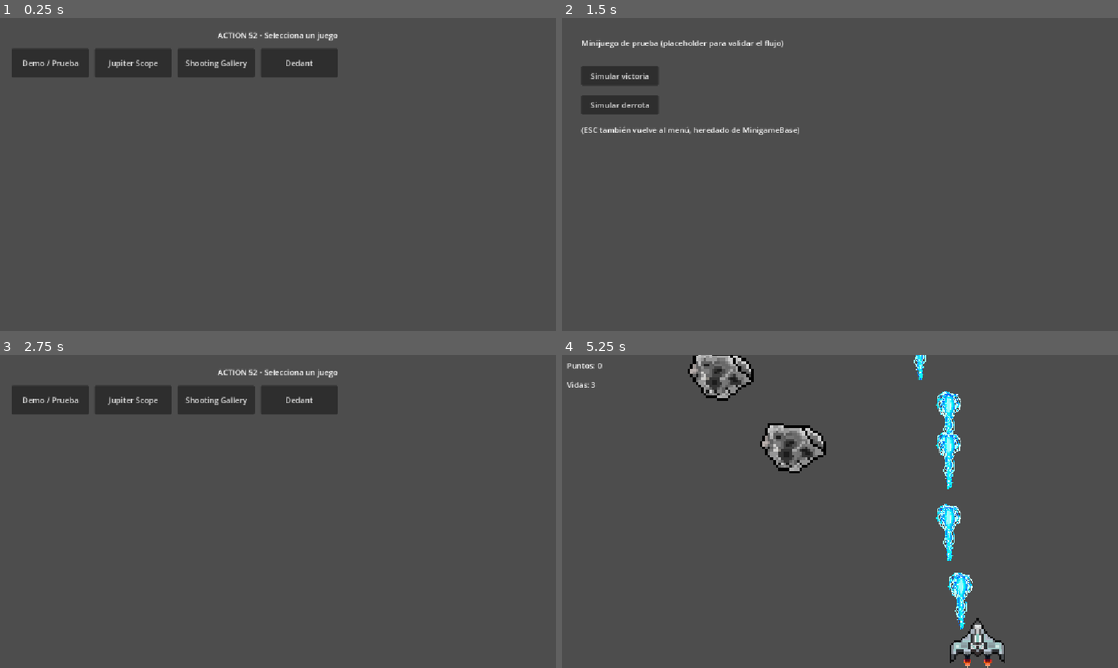
Above: before the commit, frames 1-4 (two rows, left to right).
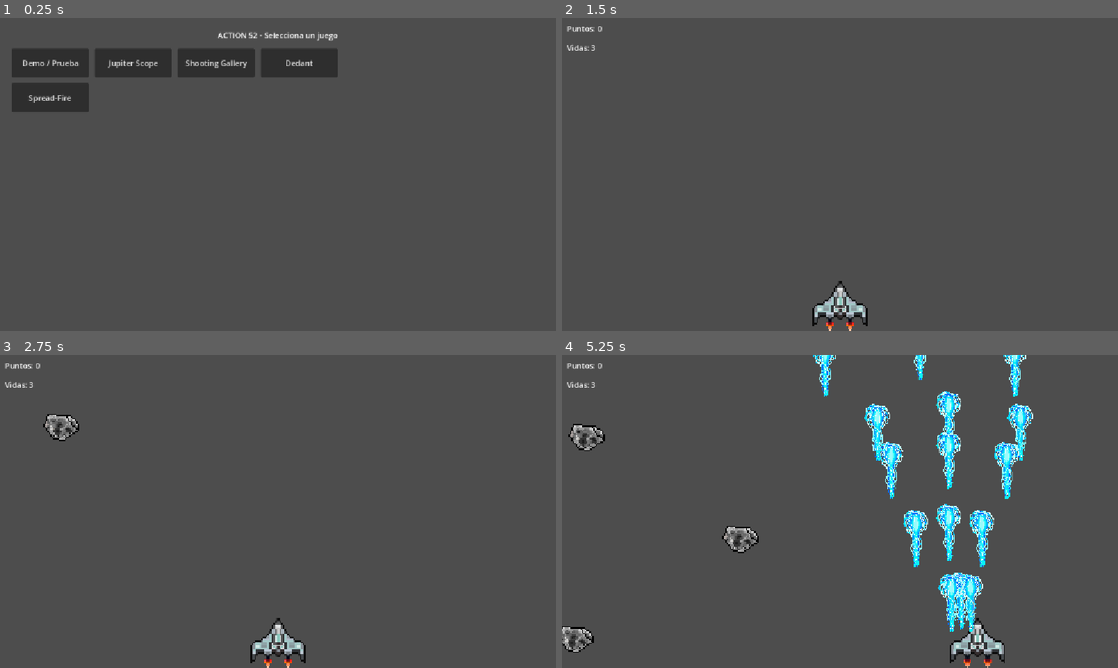
Above: after the commit, the same moments.

Repository: HeartAttack35/action-52
Game: Godot game, scene res://scenes/main_menu/main_menu.tscn
The game is run twice, just before and just after one commit, with the same random seed, the same clock (stepped at 60 frames per second) and the same inputs.
Inputs (mouse positions are in pixels of both pictures, inside the frame that each line leads up to):
- Up to frame 1 (0.25 s): no input
- Up to frame 2 (1.5 s): click (612, 96) at 0.5 s, where only the run after the commit has a clickable "Spread-Fire"; click (612, 61) at 1.25 s, where only the run before the commit has a clickable "Demo / Prueba"
- Up to frame 3 (2.75 s): click (55, 414) at 2 s, where only the run before the commit has a clickable "Simular victoria"
- Up to frame 4 (5.25 s): click (695, 398) at 2.75 s, where only the run before the commit has a clickable "Jupiter Scope"; tap Enter (ui_accept) at 3.5, 3.6, 3.77, 4.07, 4.35, 4.52, 4.82, 5.1 s; hold Right (ui_right) 3.53-4.28 s; hold Down (ui_down) 4.28-5.03 s; hold Right (ui_right) from 5.03 s (still down)

The runs differ from the first frame. In frame 1, 1.2% of the frame differs, in the area x 2-16%, y 20-30%; in frame 2, 3.1%; in frame 3, 6.1%; in frame 4, 6.9%, in the area x 0-85%, y 0-96%.

Commit message:
Se incorpora el minijuego "Spread-Fire" en su totalidad.

Diff:
--- a/autoloads/minigame_registry.gd
+++ b/autoloads/minigame_registry.gd
@@ -32,6 +32,12 @@
 		"scene": "res://scenes/minigames/Dedant/dedant.tscn",
 		"tier": 1,
 	},
+	{
+		"id": "spread_fire",
+		"name": "Spread-Fire",
+		"scene": "res://scenes/minigames/Spread-Fire/spread_fire.tscn",
+		"tier": 1,
+	},
 ]
 
 
--- /dev/null
+++ b/scenes/minigames/Spread-Fire/enemy_ship.gd
@@ -0,0 +1,55 @@
+extends Area2D
+## enemy_ship.gd  (Spread-Fire)
+## Nave enemiga que desciende en diagonal.
+## La dirección diagonal se asigna al instanciar desde la escena principal.
+##
+## Comportamiento:
+##   - Proyectil del grupo "proyectiles" la impacta → +10 puntos, muere.
+##   - Choca con el jugador (grupo "jugador")       → derrota inmediata.
+##   - Sale por el borde inferior sin impactar      → solo se elimina
+##     (la penalización de vida queda a criterio de diseño; aquí no resta
+##     para mantener la derrota solo por colisión directa, igual que el
+##     enunciado indica).
+
+const SPEED: float = 180.0
+
+## Dirección normalizada (diagonal). Se setea al instanciar.
+var direction: Vector2 = Vector2(0.0, 1.0)
+
+var _dead: bool = false
+
+
+func _physics_process(delta: float) -> void:
+	position += direction * SPEED * delta
+
+
+func _on_visible_on_screen_notifier_2d_screen_exited() -> void:
+	if not _dead:
+		queue_free()
+
+
+func _on_area_entered(area: Area2D) -> void:
+	if _dead:
+		return
+	if area.is_in_group("proyectiles"):
+		_dead = true
+		GameManager.add_score(10)
+		area.queue_free()
+		queue_free()
+	elif area.is_in_group("jugador"):
+		_on_hit_player()
+
+
+func _on_body_entered(body: Node2D) -> void:
+	if _dead:
+		return
+	if body.is_in_group("jugador"):
+		_on_hit_player()
+
+
+func _on_hit_player() -> void:
+	_dead = true
+	queue_free()
+	# Derrota inmediata: agota todas las vidas restantes
+	while GameManager.lives > 0:
+		GameManager.lose_life()
--- /dev/null
+++ b/scenes/minigames/Spread-Fire/enemy_ship.tscn
@@ -0,0 +1,23 @@
+[gd_scene format=3 uid="uid://sf_enemy_001"]
+
+[ext_resource type="Script" path="res://scenes/minigames/Spread-Fire/enemy_ship.gd" id="1_enemy"]
+[ext_resource type="Texture2D" uid="uid://cvb3d46k5fybw" path="res://assets/sprites/kindpng_1350584.png" id="2_sprite"]
+
+[sub_resource type="RectangleShape2D" id="RectangleShape2D_enemy"]
+size = Vector2(60, 60)
+
+[node name="EnemyShip" type="Area2D" groups=["enemigos"]]
+script = ExtResource("1_enemy")
+
+[node name="Sprite2D" type="Sprite2D" parent="."]
+scale = Vector2(0.03, 0.03)
+texture = ExtResource("2_sprite")
+
+[node name="CollisionShape2D" type="CollisionShape2D" parent="."]
+shape = SubResource("RectangleShape2D_enemy")
+
+[node name="VisibleOnScreenNotifier2D" type="VisibleOnScreenNotifier2D" parent="."]
+
+[connection signal="area_entered" from="." to="." method="_on_area_entered"]
+[connection signal="body_entered" from="." to="." method="_on_body_entered"]
+[connection signal="screen_exited" from="VisibleOnScreenNotifier2D" to="." method="_on_visible_on_screen_notifier_2d_screen_exited"]
--- /dev/null
+++ b/scenes/minigames/Spread-Fire/laser.gd
@@ -0,0 +1,17 @@
+extends Area2D
+## laser.gd  (Spread-Fire)
+## Proyectil con dirección arbitraria. La dirección se asigna desde la
+## escena principal justo después de instanciar el nodo.
+
+const SPEED: float = 500.0
+
+## Dirección normalizada asignada al instanciar (default: arriba).
+var direction: Vector2 = Vector2.UP
+
+
+func _physics_process(delta: float) -> void:
+	position += direction * SPEED * delta
+
+
+func _on_visible_on_screen_notifier_2d_screen_exited() -> void:
+	queue_free()
--- /dev/null
+++ b/scenes/minigames/Spread-Fire/laser.tscn
@@ -0,0 +1,22 @@
+[gd_scene format=3 uid="uid://sf_laser_001"]
+
+[ext_resource type="Script" path="res://scenes/minigames/Spread-Fire/laser.gd" id="1_laser"]
+[ext_resource type="Texture2D" uid="uid://dub1sono6dujc" path="res://assets/sprites/pngkey.com-lazer-beam-png-8162960.png" id="2_sprite"]
+
+[sub_resource type="RectangleShape2D" id="RectangleShape2D_laser"]
+size = Vector2(4, 16)
+
+[node name="Laser" type="Area2D" groups=["proyectiles"]]
+script = ExtResource("1_laser")
+
+[node name="Sprite2D" type="Sprite2D" parent="."]
+rotation = 1.5707964
+scale = Vector2(0.15, 0.15)
+texture = ExtResource("2_sprite")
+
+[node name="CollisionShape2D" type="CollisionShape2D" parent="."]
+shape = SubResource("RectangleShape2D_laser")
+
+[node name="VisibleOnScreenNotifier2D" type="VisibleOnScreenNotifier2D" parent="."]
+
+[connection signal="screen_exited" from="VisibleOnScreenNotifier2D" to="." method="_on_visible_on_screen_notifier_2d_screen_exited"]
--- /dev/null
+++ b/scenes/minigames/Spread-Fire/player.gd
@@ -0,0 +1,38 @@
+extends CharacterBody2D
+## player.gd  (Spread-Fire)
+## Nave del jugador. Se mueve horizontalmente (←/→) con posición Y fija en
+## el borde inferior. Al disparar emite shoot_requested con las tres
+## direcciones del disparo triple:
+##   • 0°   → vertical puro (arriba)
+##   • +20° → inclinado a la derecha
+##   • -20° → inclinado a la izquierda
+
+const SPEED: float = 300.0
+
+## Emite la posición de disparo y la dirección normalizada del proyectil.
+signal shoot_requested(position: Vector2, direction: Vector2)
+
+## Ángulos de los tres láseres en grados (0 = arriba, positivo = derecha).
+const SPREAD_ANGLES: Array[float] = [0.0, 20.0, -20.0]
+
+
+func _physics_process(_delta: float) -> void:
+	var dir: float = Input.get_axis("ui_left", "ui_right")
+	velocity.x = dir * SPEED
+	velocity.y = 0.0
+	move_and_slide()
+	position.x = clamp(position.x, 0.0, get_viewport_rect().size.x)
+
+
+func _process(_delta: float) -> void:
+	if Input.is_action_just_pressed("ui_accept"):
+		_shoot()
+
+
+func _shoot() -> void:
+	var origin: Vector2 = $ShootPoint.global_position
+	for deg in SPREAD_ANGLES:
+		# Vector base: arriba (-Y). Rotamos en radianes.
+		var rad: float = deg_to_rad(deg)
+		var direction: Vector2 = Vector2(sin(rad), -cos(rad))
+		shoot_requested.emit(origin, direction)
--- /dev/null
+++ b/scenes/minigames/Spread-Fire/player.tscn
@@ -0,0 +1,23 @@
+[gd_scene format=3 uid="uid://sf_player_001"]
+
+[ext_resource type="Script" path="res://scenes/minigames/Spread-Fire/player.gd" id="1_player"]
+[ext_resource type="Texture2D" uid="uid://2hyclk0hipcl" path="res://assets/sprites/NicePng_spaceship-png_138961.png" id="2_sprite"]
+
+[sub_resource type="RectangleShape2D" id="RectangleShape2D_player"]
+size = Vector2(50, 40)
+
+[node name="Player" type="CharacterBody2D" groups=["jugador"]]
+script = ExtResource("1_player")
+
+[node name="Sprite2D" type="Sprite2D" parent="."]
+scale = Vector2(0.2, 0.2)
+texture = ExtResource("2_sprite")
+
+[node name="CollisionShape2D" type="CollisionShape2D" parent="."]
+shape = SubResource("RectangleShape2D_player")
+
+[node name="ShootPoint" type="Marker2D" parent="."]
+position = Vector2(0, -30)
+
+[node name="Crosshair" type="Marker2D" parent="."]
+position = Vector2(0, -80)
--- /dev/null
+++ b/scenes/minigames/Spread-Fire/spread_fire.gd
@@ -0,0 +1,59 @@
+extends MinigameBase
+## spread_fire.gd
+## Escena principal de Spread-Fire.
+## El jugador dispara en triple abanico contra naves enemigas que
+## descienden en diagonales variables desde la parte superior.
+## Una colisión directa con el jugador provoca derrota inmediata.
+
+const LASER_SCENE: PackedScene       = preload("res://scenes/minigames/Spread-Fire/laser.tscn")
+const ENEMY_SHIP_SCENE: PackedScene  = preload("res://scenes/minigames/Spread-Fire/enemy_ship.tscn")
+
+## Ángulo máximo de desviación diagonal de los enemigos (en grados).
+## El ángulo real se elige al azar entre -MAX_DIAGONAL y +MAX_DIAGONAL.
+const MAX_DIAGONAL_DEG: float = 35.0
+
+@onready var player: CharacterBody2D  = $Player
+@onready var enemy_spawner: Timer     = $EnemySpawner
+@onready var label_score: Label       = $HUD/LabelScore
+@onready var label_lives: Label       = $HUD/LabelLives
+
+
+func _ready() -> void:
+	var vp: Vector2 = get_viewport_rect().size
+	player.position = Vector2(vp.x / 2.0, vp.y - 50.0)
+	player.shoot_requested.connect(_on_shoot_requested)
+	GameManager.score_changed.connect(_on_score_changed)
+	if not GameManager.lives_changed.is_connected(_on_lives_changed):
+		GameManager.lives_changed.connect(_on_lives_changed)
+	label_score.text = "Puntos: %d" % GameManager.score
+	label_lives.text = "Vidas: %d"  % GameManager.lives
+
+
+func _on_shoot_requested(shoot_pos: Vector2, dir: Vector2) -> void:
+	var laser: Area2D = LASER_SCENE.instantiate()
+	laser.position  = shoot_pos
+	laser.direction = dir
+	add_child(laser)
+
+
+func _on_enemy_spawner_timeout() -> void:
+	var vp: Vector2 = get_viewport_rect().size
+	var enemy: Area2D = ENEMY_SHIP_SCENE.instantiate()
+	# X aleatoria en el borde superior
+	enemy.position = Vector2(randf_range(20.0, vp.x - 20.0), -20.0)
+	# Diagonal aleatoria: componente Y siempre positiva (desciende),
+	# componente X varía entre -MAX_DIAGONAL y +MAX_DIAGONAL grados.
+	var angle_deg: float = randf_range(-MAX_DIAGONAL_DEG, MAX_DIAGONAL_DEG)
+	var rad: float = deg_to_rad(angle_deg)
+	enemy.direction = Vector2(sin(rad), cos(rad))   # normalizado por construcción
+	add_child(enemy)
+
+
+func _on_score_changed(new_score: int) -> void:
+	label_score.text = "Puntos: %d" % new_score
+
+
+func _on_lives_changed(new_lives: int) -> void:
+	label_lives.text = "Vidas: %d" % new_lives
+	if new_lives <= 0:
+		finish("lose")
--- /dev/null
+++ b/scenes/minigames/Spread-Fire/spread_fire.tscn
@@ -0,0 +1,31 @@
+[gd_scene format=3 uid="uid://sf_main_001"]
+
+[ext_resource type="Script" path="res://scenes/minigames/Spread-Fire/spread_fire.gd" id="1_script"]
+[ext_resource type="PackedScene" path="res://scenes/minigames/Spread-Fire/player.tscn" id="2_player"]
+
+[node name="SpreadFire" type="Node2D"]
+script = ExtResource("1_script")
+
+[node name="Player" parent="." instance=ExtResource("2_player")]
+
+[node name="EnemySpawner" type="Timer" parent="."]
+wait_time = 1.2
+autostart = true
+
+[node name="HUD" type="CanvasLayer" parent="."]
+
+[node name="LabelScore" type="Label" parent="HUD"]
+offset_left = 10.0
+offset_top = 10.0
+offset_right = 200.0
+offset_bottom = 40.0
+text = "Puntos: 0"
+
+[node name="LabelLives" type="Label" parent="HUD"]
+offset_left = 10.0
+offset_top = 50.0
+offset_right = 200.0
+offset_bottom = 80.0
+text = "Vidas: 3"
+
+[connection signal="timeout" from="EnemySpawner" to="." method="_on_enemy_spawner_timeout"]
Not shown, added: scenes/minigames/Spread-Fire/enemy_ship.gd.uid
Not shown, added: scenes/minigames/Spread-Fire/laser.gd.uid
Not shown, added: scenes/minigames/Spread-Fire/player.gd.uid
Not shown, added: scenes/minigames/Spread-Fire/spread_fire.gd.uid
